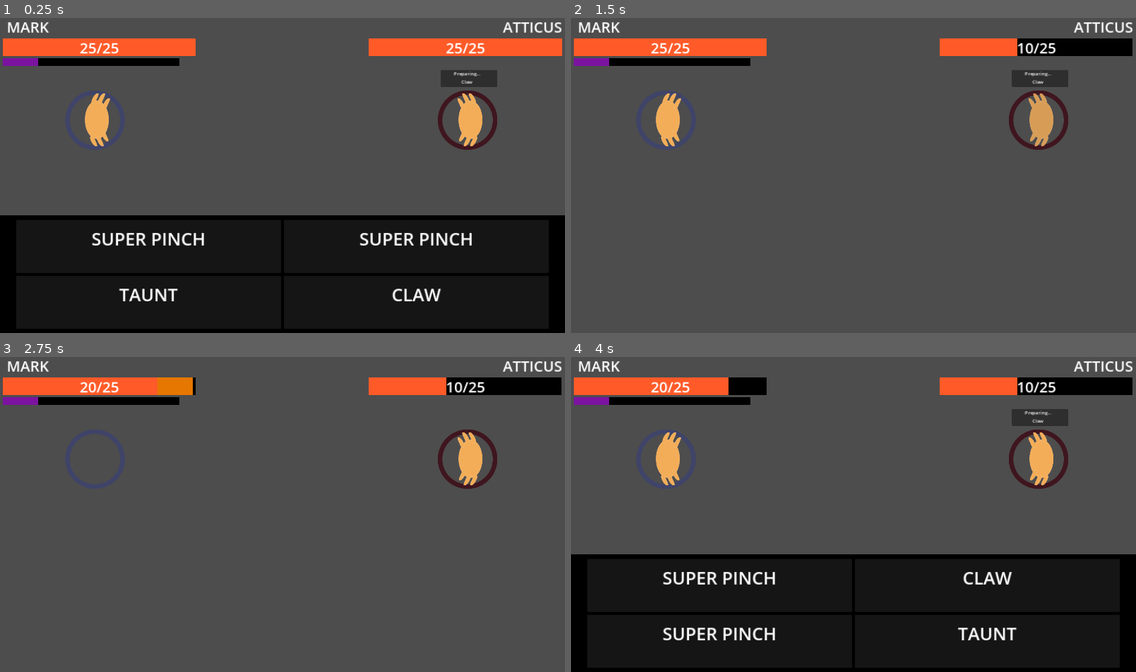
Above: before the commit, frames 1-4 (two rows, left to right).
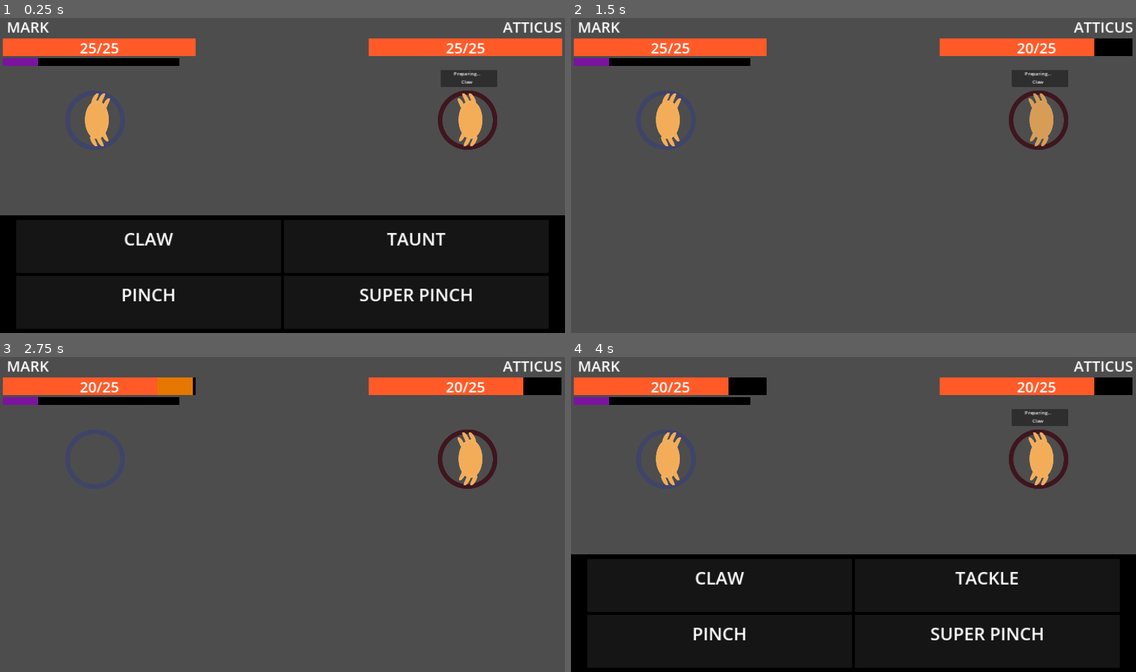
Above: after the commit, the same moments.

Repository: mathew-tran/theanajam24
Game: Godot game, scene res://Levels/Main.tscn
Two runs of this game, one before a commit and one after it. Both use one fixed random seed, a clock stepped at 60 frames per second and the inputs below.
Inputs (mouse positions are in pixels of both pictures, inside the frame that each line leads up to):
- Up to frame 1 (0.25 s): no input
- Up to frame 2 (1.5 s): click (717, 247) at 0.52 s; move the mouse to (977, 159) at 1.27 s; click (977, 159) at 1.35 s
- Up to frame 3 (2.75 s): move the mouse to (169, 530) at 2.02 s; click (169, 530) at 2.1 s
- Up to frame 4 (4 s): move the mouse to (910, 445) at 2.77 s; click (910, 445) at 2.85 s; move the mouse to (825, 577) at 3.52 s; click (825, 577) at 3.6 s

The runs differ from the first frame. In frame 1, 1.7% of the frame differs, in the area x 16-84%, y 68-90%; in frame 2, 0.7%; in frame 3, 0.7%; in frame 4, 2.5%, in the area x 16-93%, y 6-90%.

Commit message:
added some promo art and published it to itch -- think need to try something a bit more different or interesting

Diff:
--- /dev/null
+++ b/Art/Promo.svg
@@ -0,0 +1,337 @@
+<?xml version="1.0" encoding="UTF-8" standalone="no"?>
+<!-- Created with Inkscape (http://www.inkscape.org/) -->
+
+<svg
+   width="630"
+   height="500"
+   viewBox="0 0 166.6875 132.29167"
+   version="1.1"
+   id="svg1"
+   inkscape:version="1.3.2 (091e20e, 2023-11-25, custom)"
+   sodipodi:docname="Promo.svg"
+   xmlns:inkscape="http://www.inkscape.org/namespaces/inkscape"
+   xmlns:sodipodi="http://sodipodi.sourceforge.net/DTD/sodipodi-0.dtd"
+   xmlns="http://www.w3.org/2000/svg"
+   xmlns:svg="http://www.w3.org/2000/svg">
+  <sodipodi:namedview
+     id="namedview1"
+     pagecolor="#ffffff"
+     bordercolor="#000000"
+     borderopacity="0.25"
+     inkscape:showpageshadow="2"
+     inkscape:pageopacity="0.0"
+     inkscape:pagecheckerboard="0"
+     inkscape:deskcolor="#d1d1d1"
+     inkscape:document-units="mm"
+     inkscape:zoom="0.71891835"
+     inkscape:cx="226.7295"
+     inkscape:cy="323.40251"
+     inkscape:window-width="1920"
+     inkscape:window-height="1010"
+     inkscape:window-x="1699"
+     inkscape:window-y="-6"
+     inkscape:window-maximized="1"
+     inkscape:current-layer="layer1" />
+  <defs
+     id="defs1">
+    <inkscape:path-effect
+       effect="bspline"
+       id="path-effect17"
+       is_visible="true"
+       lpeversion="1.3"
+       weight="33.333333"
+       steps="2"
+       helper_size="0"
+       apply_no_weight="true"
+       apply_with_weight="true"
+       only_selected="false"
+       uniform="false" />
+    <inkscape:path-effect
+       effect="bspline"
+       id="path-effect15"
+       is_visible="true"
+       lpeversion="1.3"
+       weight="33.333333"
+       steps="2"
+       helper_size="0"
+       apply_no_weight="true"
+       apply_with_weight="true"
+       only_selected="false"
+       uniform="false" />
+    <inkscape:path-effect
+       effect="bspline"
+       id="path-effect13"
+       is_visible="true"
+       lpeversion="1.3"
+       weight="33.333333"
+       steps="2"
+       helper_size="0"
+       apply_no_weight="true"
+       apply_with_weight="true"
+       only_selected="false"
+       uniform="false" />
+    <inkscape:path-effect
+       effect="bspline"
+       id="path-effect11"
+       is_visible="true"
+       lpeversion="1.3"
+       weight="33.333333"
+       steps="2"
+       helper_size="0"
+       apply_no_weight="true"
+       apply_with_weight="true"
+       only_selected="false"
+       uniform="false" />
+    <inkscape:path-effect
+       effect="bspline"
+       id="path-effect9"
+       is_visible="true"
+       lpeversion="1.3"
+       weight="33.333333"
+       steps="2"
+       helper_size="0"
+       apply_no_weight="true"
+       apply_with_weight="true"
+       only_selected="false"
+       uniform="false" />
+    <inkscape:path-effect
+       effect="bspline"
+       id="path-effect7"
+       is_visible="true"
+       lpeversion="1.3"
+       weight="33.333333"
+       steps="2"
+       helper_size="0"
+       apply_no_weight="true"
+       apply_with_weight="true"
+       only_selected="false"
+       uniform="false" />
+    <inkscape:path-effect
+       effect="bspline"
+       id="path-effect2-7-0"
+       is_visible="true"
+       lpeversion="1.3"
+       weight="33.333333"
+       steps="2"
+       helper_size="0"
+       apply_no_weight="true"
+       apply_with_weight="true"
+       only_selected="false"
+       uniform="false" />
+    <inkscape:path-effect
+       effect="bspline"
+       id="path-effect4-7-0"
+       is_visible="true"
+       lpeversion="1.3"
+       weight="33.333333"
+       steps="2"
+       helper_size="0"
+       apply_no_weight="true"
+       apply_with_weight="true"
+       only_selected="false"
+       uniform="false" />
+    <inkscape:path-effect
+       effect="bspline"
+       id="path-effect6-9-7"
+       is_visible="true"
+       lpeversion="1.3"
+       weight="33.333333"
+       steps="2"
+       helper_size="0"
+       apply_no_weight="true"
+       apply_with_weight="true"
+       only_selected="false"
+       uniform="false" />
+    <inkscape:path-effect
+       effect="bspline"
+       id="path-effect9-9-0"
+       is_visible="true"
+       lpeversion="1.3"
+       weight="33.333333"
+       steps="2"
+       helper_size="0"
+       apply_no_weight="true"
+       apply_with_weight="true"
+       only_selected="false"
+       uniform="false" />
+    <inkscape:path-effect
+       effect="bspline"
+       id="path-effect11-3-1"
+       is_visible="true"
+       lpeversion="1.3"
+       weight="33.333333"
+       steps="2"
+       helper_size="0"
+       apply_no_weight="true"
+       apply_with_weight="true"
+       only_selected="false"
+       uniform="false" />
+    <inkscape:path-effect
+       effect="bspline"
+       id="path-effect13-2-7"
+       is_visible="true"
+       lpeversion="1.3"
+       weight="33.333333"
+       steps="2"
+       helper_size="0"
+       apply_no_weight="true"
+       apply_with_weight="true"
+       only_selected="false"
+       uniform="false" />
+  </defs>
+  <g
+     inkscape:label="Layer 1"
+     inkscape:groupmode="layer"
+     id="layer1">
+    <rect
+       style="fill:#729fcf;fill-rule:evenodd;stroke:#a40000;stroke-width:1;stroke-linecap:round;stroke-linejoin:round;stroke-dasharray:none;paint-order:stroke fill markers"
+       id="rect19"
+       width="191.7435"
+       height="150.15613"
+       x="-13.24907"
+       y="-7.7286248" />
+    <g
+       id="g2"
+       inkscape:export-filename="Crab.svg"
+       inkscape:export-xdpi="96"
+       inkscape:export-ydpi="96"
+       style="fill:#f3ad58"
+       transform="matrix(1.1252743,-1.1252743,1.1252743,1.1252743,12.231225,108.00473)">
+      <ellipse
+         style="fill:#f3ad58;fill-opacity:1;fill-rule:evenodd;stroke:#f7dde6;stroke-width:0.109282;stroke-linecap:round;stroke-linejoin:round;paint-order:stroke fill markers"
+         id="path1-1-0"
+         cx="30.603287"
+         cy="-30.401247"
+         rx="17.245047"
+         ry="10.658025"
+         transform="rotate(90)" />
+      <path
+         style="fill:#f3ad58;fill-opacity:1;fill-rule:evenodd;stroke:#f7dde6;stroke-width:0.2;stroke-linecap:round;stroke-linejoin:round;paint-order:stroke fill markers"
+         d="m 91.733307,128.77361 c -0.130116,-0.0434 -0.91083,-0.13012 -3.816854,-1.43133 -2.906023,-1.30121 -7.937155,-3.81677 -9.975665,-3.59988 -2.038509,0.21689 -1.084327,3.16618 1.344585,5.59507 2.428911,2.42889 6.332377,4.33725 9.0215,5.29145 2.689123,0.9542 4.163768,0.9542 4.987851,0.0867 0.824082,-0.86747 0.997569,-2.60234 0.477083,-3.73004 -0.520486,-1.1277 -1.734896,-1.64816 -2.081872,-1.90839 -0.346975,-0.26024 0.173487,-0.26024 0.04337,-0.30361 z"
+         id="path2-8-07"
+         inkscape:path-effect="#path-effect2-7-0"
+         inkscape:original-d="m 92.383895,128.81698 c -0.780709,-0.0867 -1.561418,-0.17349 -2.342129,-0.26024 -5.031335,-2.51567 -10.062469,-5.03123 -15.093706,-7.54685 0.954219,2.9494 1.908399,5.89869 2.862601,8.84803 3.903622,1.90844 7.807089,3.8168 11.710632,5.7252 1.474703,0 2.949348,0 4.424019,0 0.173495,-1.73494 0.346982,-3.46981 0.520472,-5.20472 -1.214461,-0.52049 -2.428872,-1.04095 -3.643307,-1.56142 0.520483,0 1.040945,0 1.561418,0 z"
+         transform="matrix(0,0.54640915,-0.54640915,0,99.533261,-35.375709)" />
+      <path
+         style="fill:#f3ad58;fill-opacity:1;fill-rule:evenodd;stroke:#f7dde6;stroke-width:0.2;stroke-linecap:round;stroke-linejoin:round;paint-order:stroke fill markers"
+         d="m 91.733307,128.77361 c -0.130116,-0.0434 -0.91083,-0.13012 -3.816854,-1.43133 -2.906023,-1.30121 -7.937155,-3.81677 -9.975665,-3.59988 -2.038509,0.21689 -1.084327,3.16618 1.344585,5.59507 2.428911,2.42889 6.332377,4.33725 9.0215,5.29145 2.689123,0.9542 4.163768,0.9542 4.987851,0.0867 0.824082,-0.86747 0.997569,-2.60234 0.477083,-3.73004 -0.520486,-1.1277 -1.734896,-1.64816 -2.081872,-1.90839 -0.346975,-0.26024 0.173487,-0.26024 0.04337,-0.30361 z"
+         id="path3-2-4"
+         inkscape:path-effect="#path-effect4-7-0"
+         inkscape:original-d="m 92.383895,128.81698 c -0.780709,-0.0867 -1.561418,-0.17349 -2.342129,-0.26024 -5.031335,-2.51567 -10.062469,-5.03123 -15.093706,-7.54685 0.954219,2.9494 1.908399,5.89869 2.862601,8.84803 3.903622,1.90844 7.807089,3.8168 11.710632,5.7252 1.474703,0 2.949348,0 4.424019,0 0.173495,-1.73494 0.346982,-3.46981 0.520472,-5.20472 -1.214461,-0.52049 -2.428872,-1.04095 -3.643307,-1.56142 0.520483,0 1.040945,0 1.561418,0 z"
+         transform="matrix(0,0.54640915,-0.54640915,0,105.36328,-35.375711)" />
+      <path
+         style="fill:#f3ad58;fill-opacity:1;fill-rule:evenodd;stroke:#f7dde6;stroke-width:0.2;stroke-linecap:round;stroke-linejoin:round;paint-order:stroke fill markers"
+         d="m 91.733307,128.77361 c -0.130116,-0.0434 -0.91083,-0.13012 -3.816854,-1.43133 -2.906023,-1.30121 -7.937155,-3.81677 -9.975665,-3.59988 -2.038509,0.21689 -1.084327,3.16618 1.344585,5.59507 2.428911,2.42889 6.332377,4.33725 9.0215,5.29145 2.689123,0.9542 4.163768,0.9542 4.987851,0.0867 0.824082,-0.86747 0.997569,-2.60234 0.477083,-3.73004 -0.520486,-1.1277 -1.734896,-1.64816 -2.081872,-1.90839 -0.346975,-0.26024 0.173487,-0.26024 0.04337,-0.30361 z"
+         id="path4-9-1"
+         inkscape:path-effect="#path-effect6-9-7"
+         inkscape:original-d="m 92.383895,128.81698 c -0.780709,-0.0867 -1.561418,-0.17349 -2.342129,-0.26024 -5.031335,-2.51567 -10.062469,-5.03123 -15.093706,-7.54685 0.954219,2.9494 1.908399,5.89869 2.862601,8.84803 3.903622,1.90844 7.807089,3.8168 11.710632,5.7252 1.474703,0 2.949348,0 4.424019,0 0.173495,-1.73494 0.346982,-3.46981 0.520472,-5.20472 -1.214461,-0.52049 -2.428872,-1.04095 -3.643307,-1.56142 0.520483,0 1.040945,0 1.561418,0 z"
+         transform="matrix(0,0.54640915,-0.54640915,0,109.62914,-30.825453)" />
+      <path
+         style="fill:#f3ad58;fill-opacity:1;fill-rule:evenodd;stroke:#f7dde6;stroke-width:0.2;stroke-linecap:round;stroke-linejoin:round;paint-order:stroke fill markers"
+         d="m 91.733307,128.77361 c -0.130116,-0.0434 -0.91083,-0.13012 -3.816854,-1.43133 -2.906023,-1.30121 -7.937155,-3.81677 -9.975665,-3.59988 -2.038509,0.21689 -1.084327,3.16618 1.344585,5.59507 2.428911,2.42889 6.332377,4.33725 9.0215,5.29145 2.689123,0.9542 4.163768,0.9542 4.987851,0.0867 0.824082,-0.86747 0.997569,-2.60234 0.477083,-3.73004 -0.520486,-1.1277 -1.734896,-1.64816 -2.081872,-1.90839 -0.346975,-0.26024 0.173487,-0.26024 0.04337,-0.30361 z"
+         id="path6-0-4"
+         inkscape:path-effect="#path-effect9-9-0"
+         inkscape:original-d="m 92.383895,128.81698 c -0.780709,-0.0867 -1.561418,-0.17349 -2.342129,-0.26024 -5.031335,-2.51567 -10.062469,-5.03123 -15.093706,-7.54685 0.954219,2.9494 1.908399,5.89869 2.862601,8.84803 3.903622,1.90844 7.807089,3.8168 11.710632,5.7252 1.474703,0 2.949348,0 4.424019,0 0.173495,-1.73494 0.346982,-3.46981 0.520472,-5.20472 -1.214461,-0.52049 -2.428872,-1.04095 -3.643307,-1.56142 0.520483,0 1.040945,0 1.561418,0 z"
+         transform="matrix(0,-0.54640915,-0.54640915,0,98.253499,96.680885)" />
+      <path
+         style="fill:#f3ad58;fill-opacity:1;fill-rule:evenodd;stroke:#f7dde6;stroke-width:0.2;stroke-linecap:round;stroke-linejoin:round;paint-order:stroke fill markers"
+         d="m 91.733307,128.77361 c -0.130116,-0.0434 -0.91083,-0.13012 -3.816854,-1.43133 -2.906023,-1.30121 -7.937155,-3.81677 -9.975665,-3.59988 -2.038509,0.21689 -1.084327,3.16618 1.344585,5.59507 2.428911,2.42889 6.332377,4.33725 9.0215,5.29145 2.689123,0.9542 4.163768,0.9542 4.987851,0.0867 0.824082,-0.86747 0.997569,-2.60234 0.477083,-3.73004 -0.520486,-1.1277 -1.734896,-1.64816 -2.081872,-1.90839 -0.346975,-0.26024 0.173487,-0.26024 0.04337,-0.30361 z"
+         id="path7-7-9"
+         inkscape:path-effect="#path-effect11-3-1"
+         inkscape:original-d="m 92.383895,128.81698 c -0.780709,-0.0867 -1.561418,-0.17349 -2.342129,-0.26024 -5.031335,-2.51567 -10.062469,-5.03123 -15.093706,-7.54685 0.954219,2.9494 1.908399,5.89869 2.862601,8.84803 3.903622,1.90844 7.807089,3.8168 11.710632,5.7252 1.474703,0 2.949348,0 4.424019,0 0.173495,-1.73494 0.346982,-3.46981 0.520472,-5.20472 -1.214461,-0.52049 -2.428872,-1.04095 -3.643307,-1.56142 0.520483,0 1.040945,0 1.561418,0 z"
+         transform="matrix(0,-0.54640915,-0.54640915,0,104.08351,96.680885)" />
+      <path
+         style="fill:#f3ad58;fill-opacity:1;fill-rule:evenodd;stroke:#f7dde6;stroke-width:0.2;stroke-linecap:round;stroke-linejoin:round;paint-order:stroke fill markers"
+         d="m 91.733307,128.77361 c -0.130116,-0.0434 -0.91083,-0.13012 -3.816854,-1.43133 -2.906023,-1.30121 -7.937155,-3.81677 -9.975665,-3.59988 -2.038509,0.21689 -1.084327,3.16618 1.344585,5.59507 2.428911,2.42889 6.332377,4.33725 9.0215,5.29145 2.689123,0.9542 4.163768,0.9542 4.987851,0.0867 0.824082,-0.86747 0.997569,-2.60234 0.477083,-3.73004 -0.520486,-1.1277 -1.734896,-1.64816 -2.081872,-1.90839 -0.346975,-0.26024 0.173487,-0.26024 0.04337,-0.30361 z"
+         id="path8-5-5"
+         inkscape:path-effect="#path-effect13-2-7"
+         inkscape:original-d="m 92.383895,128.81698 c -0.780709,-0.0867 -1.561418,-0.17349 -2.342129,-0.26024 -5.031335,-2.51567 -10.062469,-5.03123 -15.093706,-7.54685 0.954219,2.9494 1.908399,5.89869 2.862601,8.84803 3.903622,1.90844 7.807089,3.8168 11.710632,5.7252 1.474703,0 2.949348,0 4.424019,0 0.173495,-1.73494 0.346982,-3.46981 0.520472,-5.20472 -1.214461,-0.52049 -2.428872,-1.04095 -3.643307,-1.56142 0.520483,0 1.040945,0 1.561418,0 z"
+         transform="matrix(0,-0.54640915,-0.54640915,0,108.34938,92.130624)" />
+    </g>
+    <g
+       id="g6"
+       inkscape:export-filename="Crab.svg"
+       inkscape:export-xdpi="96"
+       inkscape:export-ydpi="96"
+       style="fill:#f3ad58"
+       transform="matrix(-1.1252743,1.1252743,-1.1252743,-1.1252743,203.79501,56.173565)">
+      <ellipse
+         style="fill:#f3ad58;fill-opacity:1;fill-rule:evenodd;stroke:#f7dde6;stroke-width:0.109282;stroke-linecap:round;stroke-linejoin:round;paint-order:stroke fill markers"
+         id="ellipse1"
+         cx="30.603287"
+         cy="-30.401247"
+         rx="17.245047"
+         ry="10.658025"
+         transform="rotate(90)" />
+      <path
+         style="fill:#f3ad58;fill-opacity:1;fill-rule:evenodd;stroke:#f7dde6;stroke-width:0.2;stroke-linecap:round;stroke-linejoin:round;paint-order:stroke fill markers"
+         d="m 91.733307,128.77361 c -0.130116,-0.0434 -0.91083,-0.13012 -3.816854,-1.43133 -2.906023,-1.30121 -7.937155,-3.81677 -9.975665,-3.59988 -2.038509,0.21689 -1.084327,3.16618 1.344585,5.59507 2.428911,2.42889 6.332377,4.33725 9.0215,5.29145 2.689123,0.9542 4.163768,0.9542 4.987851,0.0867 0.824082,-0.86747 0.997569,-2.60234 0.477083,-3.73004 -0.520486,-1.1277 -1.734896,-1.64816 -2.081872,-1.90839 -0.346975,-0.26024 0.173487,-0.26024 0.04337,-0.30361 z"
+         id="path1"
+         inkscape:path-effect="#path-effect7"
+         inkscape:original-d="m 92.383895,128.81698 c -0.780709,-0.0867 -1.561418,-0.17349 -2.342129,-0.26024 -5.031335,-2.51567 -10.062469,-5.03123 -15.093706,-7.54685 0.954219,2.9494 1.908399,5.89869 2.862601,8.84803 3.903622,1.90844 7.807089,3.8168 11.710632,5.7252 1.474703,0 2.949348,0 4.424019,0 0.173495,-1.73494 0.346982,-3.46981 0.520472,-5.20472 -1.214461,-0.52049 -2.428872,-1.04095 -3.643307,-1.56142 0.520483,0 1.040945,0 1.561418,0 z"
+         transform="matrix(0,0.54640915,-0.54640915,0,99.533261,-35.375709)" />
+      <path
+         style="fill:#f3ad58;fill-opacity:1;fill-rule:evenodd;stroke:#f7dde6;stroke-width:0.2;stroke-linecap:round;stroke-linejoin:round;paint-order:stroke fill markers"
+         d="m 91.733307,128.77361 c -0.130116,-0.0434 -0.91083,-0.13012 -3.816854,-1.43133 -2.906023,-1.30121 -7.937155,-3.81677 -9.975665,-3.59988 -2.038509,0.21689 -1.084327,3.16618 1.344585,5.59507 2.428911,2.42889 6.332377,4.33725 9.0215,5.29145 2.689123,0.9542 4.163768,0.9542 4.987851,0.0867 0.824082,-0.86747 0.997569,-2.60234 0.477083,-3.73004 -0.520486,-1.1277 -1.734896,-1.64816 -2.081872,-1.90839 -0.346975,-0.26024 0.173487,-0.26024 0.04337,-0.30361 z"
+         id="path2"
+         inkscape:path-effect="#path-effect9"
+         inkscape:original-d="m 92.383895,128.81698 c -0.780709,-0.0867 -1.561418,-0.17349 -2.342129,-0.26024 -5.031335,-2.51567 -10.062469,-5.03123 -15.093706,-7.54685 0.954219,2.9494 1.908399,5.89869 2.862601,8.84803 3.903622,1.90844 7.807089,3.8168 11.710632,5.7252 1.474703,0 2.949348,0 4.424019,0 0.173495,-1.73494 0.346982,-3.46981 0.520472,-5.20472 -1.214461,-0.52049 -2.428872,-1.04095 -3.643307,-1.56142 0.520483,0 1.040945,0 1.561418,0 z"
+         transform="matrix(0,0.54640915,-0.54640915,0,105.36328,-35.375711)" />
+      <path
+         style="fill:#f3ad58;fill-opacity:1;fill-rule:evenodd;stroke:#f7dde6;stroke-width:0.2;stroke-linecap:round;stroke-linejoin:round;paint-order:stroke fill markers"
+         d="m 91.733307,128.77361 c -0.130116,-0.0434 -0.91083,-0.13012 -3.816854,-1.43133 -2.906023,-1.30121 -7.937155,-3.81677 -9.975665,-3.59988 -2.038509,0.21689 -1.084327,3.16618 1.344585,5.59507 2.428911,2.42889 6.332377,4.33725 9.0215,5.29145 2.689123,0.9542 4.163768,0.9542 4.987851,0.0867 0.824082,-0.86747 0.997569,-2.60234 0.477083,-3.73004 -0.520486,-1.1277 -1.734896,-1.64816 -2.081872,-1.90839 -0.346975,-0.26024 0.173487,-0.26024 0.04337,-0.30361 z"
+         id="path3"
+         inkscape:path-effect="#path-effect11"
+         inkscape:original-d="m 92.383895,128.81698 c -0.780709,-0.0867 -1.561418,-0.17349 -2.342129,-0.26024 -5.031335,-2.51567 -10.062469,-5.03123 -15.093706,-7.54685 0.954219,2.9494 1.908399,5.89869 2.862601,8.84803 3.903622,1.90844 7.807089,3.8168 11.710632,5.7252 1.474703,0 2.949348,0 4.424019,0 0.173495,-1.73494 0.346982,-3.46981 0.520472,-5.20472 -1.214461,-0.52049 -2.428872,-1.04095 -3.643307,-1.56142 0.520483,0 1.040945,0 1.561418,0 z"
+         transform="matrix(0,0.54640915,-0.54640915,0,109.62914,-30.825453)" />
+      <path
+         style="fill:#f3ad58;fill-opacity:1;fill-rule:evenodd;stroke:#f7dde6;stroke-width:0.2;stroke-linecap:round;stroke-linejoin:round;paint-order:stroke fill markers"
+         d="m 91.733307,128.77361 c -0.130116,-0.0434 -0.91083,-0.13012 -3.816854,-1.43133 -2.906023,-1.30121 -7.937155,-3.81677 -9.975665,-3.59988 -2.038509,0.21689 -1.084327,3.16618 1.344585,5.59507 2.428911,2.42889 6.332377,4.33725 9.0215,5.29145 2.689123,0.9542 4.163768,0.9542 4.987851,0.0867 0.824082,-0.86747 0.997569,-2.60234 0.477083,-3.73004 -0.520486,-1.1277 -1.734896,-1.64816 -2.081872,-1.90839 -0.346975,-0.26024 0.173487,-0.26024 0.04337,-0.30361 z"
+         id="path4"
+         inkscape:path-effect="#path-effect13"
+         inkscape:original-d="m 92.383895,128.81698 c -0.780709,-0.0867 -1.561418,-0.17349 -2.342129,-0.26024 -5.031335,-2.51567 -10.062469,-5.03123 -15.093706,-7.54685 0.954219,2.9494 1.908399,5.89869 2.862601,8.84803 3.903622,1.90844 7.807089,3.8168 11.710632,5.7252 1.474703,0 2.949348,0 4.424019,0 0.173495,-1.73494 0.346982,-3.46981 0.520472,-5.20472 -1.214461,-0.52049 -2.428872,-1.04095 -3.643307,-1.56142 0.520483,0 1.040945,0 1.561418,0 z"
+         transform="matrix(0,-0.54640915,-0.54640915,0,98.253499,96.680885)" />
+      <path
+         style="fill:#f3ad58;fill-opacity:1;fill-rule:evenodd;stroke:#f7dde6;stroke-width:0.2;stroke-linecap:round;stroke-linejoin:round;paint-order:stroke fill markers"
+         d="m 91.733307,128.77361 c -0.130116,-0.0434 -0.91083,-0.13012 -3.816854,-1.43133 -2.906023,-1.30121 -7.937155,-3.81677 -9.975665,-3.59988 -2.038509,0.21689 -1.084327,3.16618 1.344585,5.59507 2.428911,2.42889 6.332377,4.33725 9.0215,5.29145 2.689123,0.9542 4.163768,0.9542 4.987851,0.0867 0.824082,-0.86747 0.997569,-2.60234 0.477083,-3.73004 -0.520486,-1.1277 -1.734896,-1.64816 -2.081872,-1.90839 -0.346975,-0.26024 0.173487,-0.26024 0.04337,-0.30361 z"
+         id="path5"
+         inkscape:path-effect="#path-effect15"
+         inkscape:original-d="m 92.383895,128.81698 c -0.780709,-0.0867 -1.561418,-0.17349 -2.342129,-0.26024 -5.031335,-2.51567 -10.062469,-5.03123 -15.093706,-7.54685 0.954219,2.9494 1.908399,5.89869 2.862601,8.84803 3.903622,1.90844 7.807089,3.8168 11.710632,5.7252 1.474703,0 2.949348,0 4.424019,0 0.173495,-1.73494 0.346982,-3.46981 0.520472,-5.20472 -1.214461,-0.52049 -2.428872,-1.04095 -3.643307,-1.56142 0.520483,0 1.040945,0 1.561418,0 z"
+         transform="matrix(0,-0.54640915,-0.54640915,0,104.08351,96.680885)" />
+      <path
+         style="fill:#f3ad58;fill-opacity:1;fill-rule:evenodd;stroke:#f7dde6;stroke-width:0.2;stroke-linecap:round;stroke-linejoin:round;paint-order:stroke fill markers"
+         d="m 91.733307,128.77361 c -0.130116,-0.0434 -0.91083,-0.13012 -3.816854,-1.43133 -2.906023,-1.30121 -7.937155,-3.81677 -9.975665,-3.59988 -2.038509,0.21689 -1.084327,3.16618 1.344585,5.59507 2.428911,2.42889 6.332377,4.33725 9.0215,5.29145 2.689123,0.9542 4.163768,0.9542 4.987851,0.0867 0.824082,-0.86747 0.997569,-2.60234 0.477083,-3.73004 -0.520486,-1.1277 -1.734896,-1.64816 -2.081872,-1.90839 -0.346975,-0.26024 0.173487,-0.26024 0.04337,-0.30361 z"
+         id="path6"
+         inkscape:path-effect="#path-effect17"
+         inkscape:original-d="m 92.383895,128.81698 c -0.780709,-0.0867 -1.561418,-0.17349 -2.342129,-0.26024 -5.031335,-2.51567 -10.062469,-5.03123 -15.093706,-7.54685 0.954219,2.9494 1.908399,5.89869 2.862601,8.84803 3.903622,1.90844 7.807089,3.8168 11.710632,5.7252 1.474703,0 2.949348,0 4.424019,0 0.173495,-1.73494 0.346982,-3.46981 0.520472,-5.20472 -1.214461,-0.52049 -2.428872,-1.04095 -3.643307,-1.56142 0.520483,0 1.040945,0 1.561418,0 z"
+         transform="matrix(0,-0.54640915,-0.54640915,0,108.34938,92.130624)" />
+    </g>
+    <text
+       xml:space="preserve"
+       style="font-weight:bold;font-size:19.5268px;font-family:Candara;-inkscape-font-specification:'Candara Bold';text-align:center;text-anchor:middle;fill:#a40000;fill-rule:evenodd;stroke:#a40000;stroke-width:1;stroke-linecap:round;stroke-linejoin:round;stroke-dasharray:none;paint-order:stroke fill markers"
+       x="92.003059"
+       y="23.14699"
+       id="text17"><tspan
+         sodipodi:role="line"
+         id="tspan17"
+         style="stroke-width:1;stroke-dasharray:none"
+         x="92.003059"
+         y="23.14699">CRAB KINGDOM</tspan><tspan
+         sodipodi:role="line"
+         style="stroke-width:1;stroke-dasharray:none"
+         x="92.003059"
+         y="47.555489"
+         id="tspan18">(Prototype)</tspan></text>
+    <text
+       xml:space="preserve"
+       style="font-weight:bold;font-size:3.175px;font-family:Candara;-inkscape-font-specification:'Candara Bold';text-align:center;text-anchor:middle;fill:#a40000;fill-rule:evenodd;stroke:#a40000;stroke-width:1;stroke-linecap:round;stroke-linejoin:round;stroke-dasharray:none;paint-order:stroke fill markers"
+       x="42.691452"
+       y="165.24536"
+       id="text19"><tspan
+         sodipodi:role="line"
+         id="tspan19"
+         style="stroke-width:1"
+         x="42.691452"
+         y="165.24536">s</tspan></text>
+  </g>
+</svg>
--- a/Scripts/CrabUnit.gd
+++ b/Scripts/CrabUnit.gd
@@ -19,7 +19,7 @@
 	return Moves[randi() % len(Moves)]
 
 func GetRandomListOfMoves():
-	var moves = Moves
+	var moves = Moves.duplicate()
 	moves.shuffle()
 	var randomList = []
 	for x in range(0, 4):
--- a/Scripts/UI/MovePanel.gd
+++ b/Scripts/UI/MovePanel.gd
@@ -19,7 +19,7 @@
 	var moves = crab.GetRandomListOfMoves()
 	for x in range(0, len(Moves)):
 		if len(crab.Moves) > x:
-			Moves[x].Setup(crab.Moves[x], crab)
+			Moves[x].Setup(moves[x], crab)
 		else:
 			Moves[x].Setup(null, null)
 	MovePanelPopulated.emit()
Binary file added: Art/Promo.png
Not shown, added: export_presets.cfg
